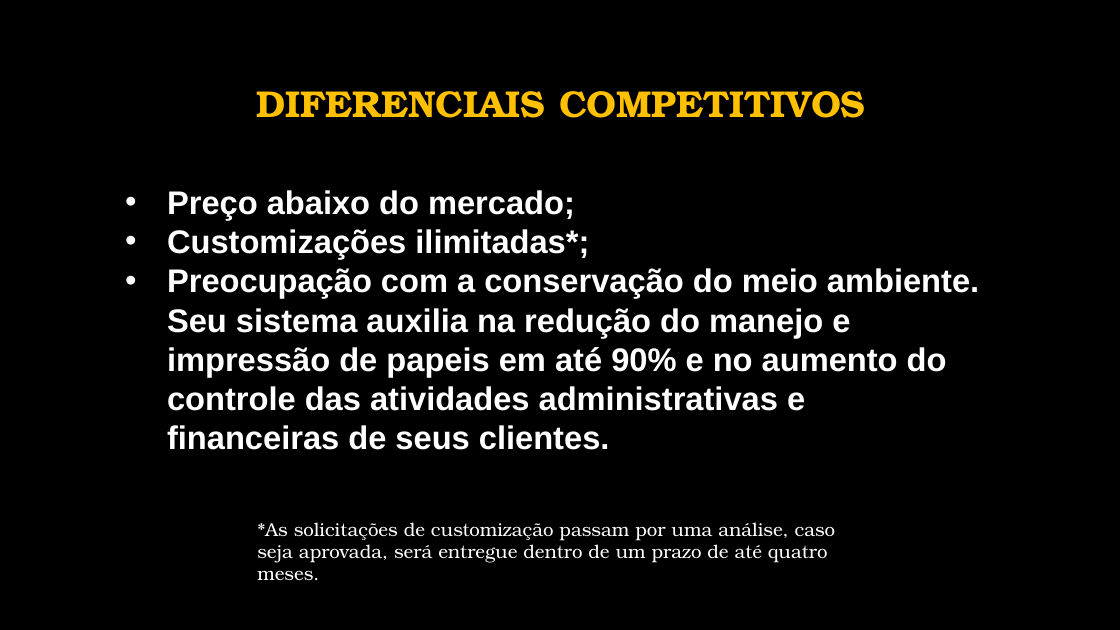
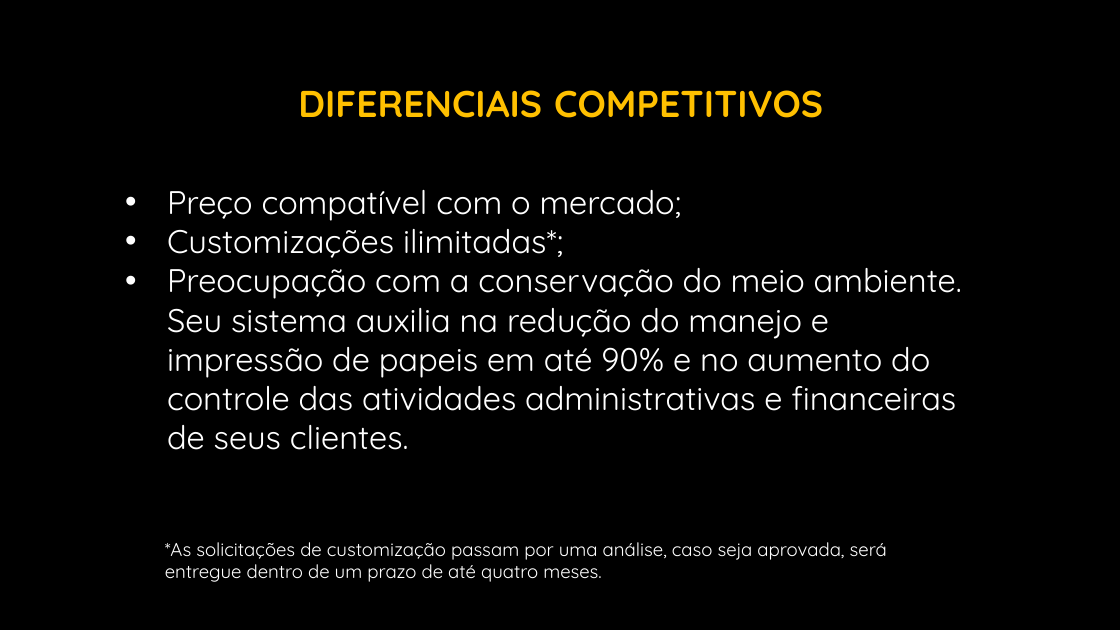
Before and after one commit to BrunoFelix/Restoran, a slide deck: slide 27 of Docs/Apresentação ANS Sistemas (Fundamentos da Gestao).pptx (slide 22 before the commit). Drawn at 1120x630 pixels with LibreOffice and Linux fonts; fonts in the diff are those of the drawing; background and template pictures are left out. Boxes give left, top, right and bottom in pixels: in the first picture for what was removed or moved away, otherwise in the second. Text is boxed around its words. In the diff, an @@ line names an element or a change of style, - is before the commit and + after.

```diff
--- a/Docs/Apresentação ANS Sistemas (Fundamentos da Gestao).pptx
+++ b/Docs/Apresentação ANS Sistemas (Fundamentos da Gestao).pptx
@@ title "DIFERENCIAIS COMPETITIVOS" at box(298, 90, 823, 118): font TeX Gyre Bonum to Quicksand @@
@@ text at box(167, 190, 682, 221): text changed; font Arial to Quicksand; bold off @@
-• Preço abaixo do mercado;
+• Preço compatível com o mercado;
@@ text at box(167, 219, 962, 450): font Arial to Quicksand, bold off in "Customizações ilimitadas*;", "Preocupação com a conservação do meio ambiente. ..." @@
@@ text "*As solicitações de customização passam ..." at box(165, 542, 887, 582): font TeX Gyre Bonum to Quicksand @@
@@ text "*As solicitações de customização passam ...": place and size @@
-text "*As solicitações de customização passam ..." at box(257, 522, 836, 563)
+text "*As solicitações de customização passam ..." at box(165, 542, 887, 582)
```
Also in this commit, not shown: 20 other slides changed, 8 slides added, 3 slides removed.
